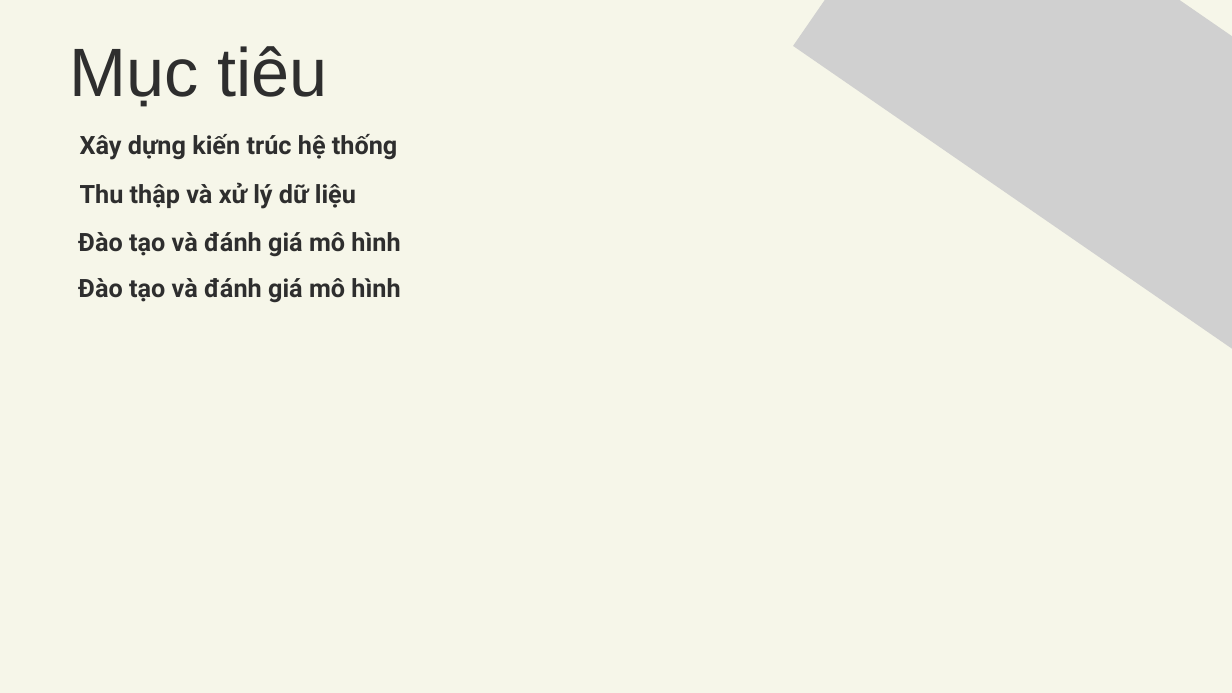
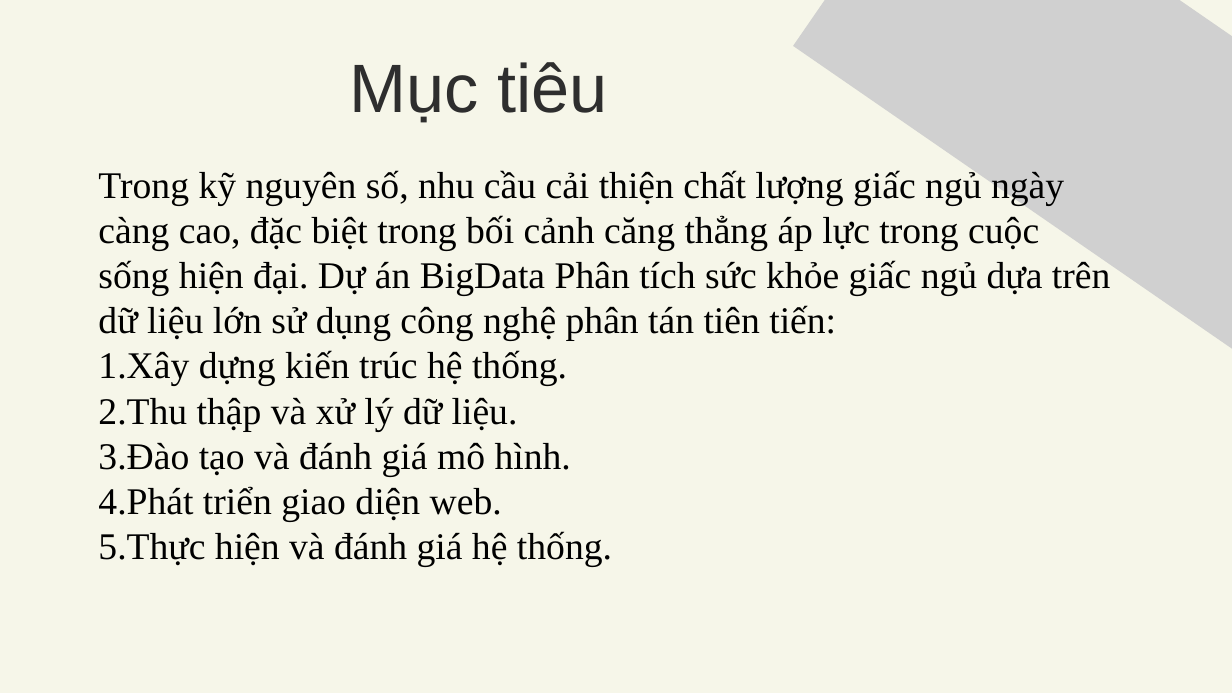
Before and after one commit to netprtony/BigDataProject, a slide deck: slide 3 of DoAnBigData.pptx. Drawn at 1232x693 pixels with LibreOffice and Linux fonts; fonts in the diff are those of the drawing; grey boxes stand for pictures. Boxes give left, top, right and bottom in pixels: in the first picture for what was removed or moved away, otherwise in the second. Text is boxed around its words. In the diff, an @@ line names an element or a change of style, - is before the commit and + after.

```diff
--- a/DoAnBigData.pptx
+++ b/DoAnBigData.pptx
@@ text "Mục tiêu": place and size @@
-text "Mục tiêu" at [69, 46, 328, 107]
+text "Mục tiêu" at [349, 62, 607, 123]
@@ text removed at [80, 134, 397, 160] @@
-Xây dựng kiến trúc hệ thống
@@ text added at [98, 170, 1110, 567], 44 pt, text #000000 @@
+Trong kỹ nguyên số, nhu cầu cải thiện chất lượng giấc ngủ ngày càng cao, đặc biệt trong bối cảnh căng thẳng áp lực trong cuộc sống hiện đại. Dự án BigData Phân tích sức khỏe giấc ngủ dựa trên dữ liệu lớn sử dụng công nghệ phân tán tiên tiến:
+1. Xây dựng kiến trúc hệ thống.
+2. Thu thập và xử lý dữ liệu.
+3. Đào tạo và đánh giá mô hình.
+4. Phát triển giao diện web.
+5. Thực hiện và đánh giá hệ thống.
@@ text removed at [80, 182, 356, 209] @@
-Thu thập và xử lý dữ liệu
@@ text removed at [78, 232, 400, 257] @@
-Đào tạo và đánh giá mô hình
@@ text removed at [78, 278, 400, 303] @@
-Đào tạo và đánh giá mô hình
```
Also in this commit, not shown: 2 other slides changed, 4 slides added, 5 slides removed, 2 other files.
